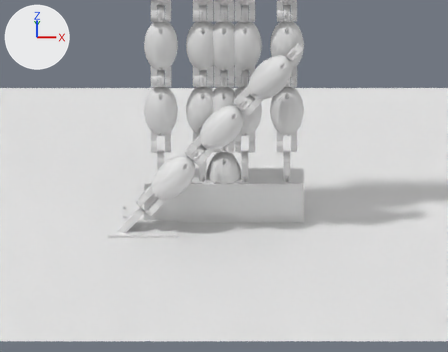
Two versions of the Blender file models/hand-v3/finger_v3.blend, one commit apart.
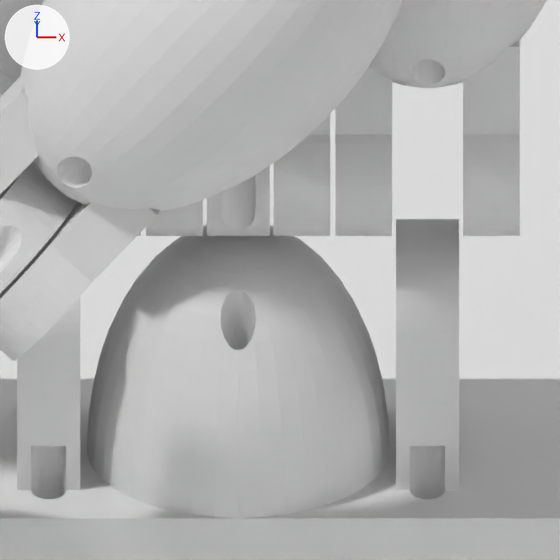
The first picture shows the older version from the file's camera 'HJ_CAMERA'. The close-ups show the older and then the newer version on the part from 44% to 58% of the width and 36% to 54% of the height of that picture. Only the edits that show in the close-ups are written down. Every picture has the same lights, and +X, +Y and +Z are marked at upper left.

In view in the first close-up: 'HJ_FLOOR', 'HJ_V3_HAND_F2_1', 'HJ_V3_HAND_F3_1', 'HJ_V3_HAND_T_1', 'HJ_V3_HAND_T_2', 'HJ_V3_PALM', 'HJ_V3_PHALANX_1', 'HJ_V3_PHALANX_2'.
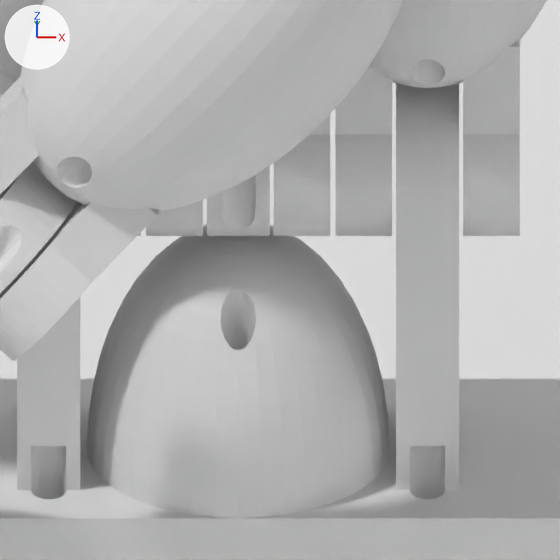
The change, as a diff of the scene's bpy script:
```diff
--- a/models/hand-v3/finger_v3.blend.py
+++ b/models/hand-v3/finger_v3.blend.py
@@ me_立方體_118 @@
 # used by ob_hj_v3_palm; location = (0.0, 0.0, -0.035)
-me_立方體_118.from_pydata(...)  # 1323 vertices, 642 faces; spans x -0.083..0.057, y -0.033..0.011, z -0.035..0.055
+me_立方體_118.from_pydata(...)  # 1325 vertices, 643 faces; spans x -0.083..0.057, y -0.033..0.011, z -0.035..0.0685
+# me_立方體_118 part 1: 107 vertices moved from x 0.0125..0.0175, y -0.0065..0.0065, z 0.0421..0.0549 to x 0.0125..0.0175, y -0.0065..0.0065, z 0.0556..0.0684; 29 vertices removed from x 0.0125..0.0175, y -0.0017..0.0064, z 0.042..0.055; 29 vertices added at x 0.0125..0.0175, y -0.0017..0.0064, z 0.0555..0.0685
+# me_立方體_118 part 2: 107 vertices moved from x -0.0175..-0.0125, y -0.0065..0.0065, z 0.0421..0.0549 to x -0.0175..-0.0125, y -0.0065..0.0065, z 0.0556..0.0684; 29 vertices removed from x -0.0175..-0.0125, y -0.0017..0.0064, z 0.042..0.055; 29 vertices added at x -0.0175..-0.0125, y -0.0017..0.0064, z 0.0555..0.0685
+# other edits to the shape of me_立方體_118 do not show in these pictures
 me_立方體_118.materials.append(mat_hj_v3_body)
```

Changed parts and their boxes (x1, y1, x2, y2) in the close-ups (560 x 560 px; the box of a moved part takes in the faces that stretch with it):
'HJ_V3_PALM', reshaped
    before: (0, 219, 560, 560)
    after: (0, 83, 560, 560)
part 1 of me_立方體_118, moved or reshaped
    before: (396, 219, 459, 342)
    after: (396, 83, 459, 195)
part 2 of me_立方體_118, moved or reshaped (not visible afterwards)
    before: (37, 297, 80, 342)
